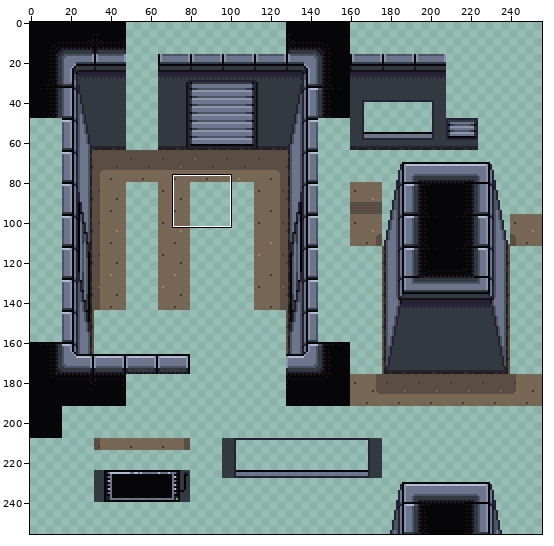
File history of a pixel-art file, art/tileset.aseprite. The first picture is a wide view before the edit; the outline marks the close-up.
Close-up. The starting point:
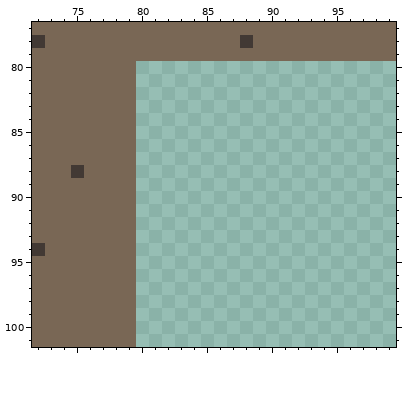
256x256 pixels, 1 frame. Shown: x 72..99, y 77..101.
After the commit:
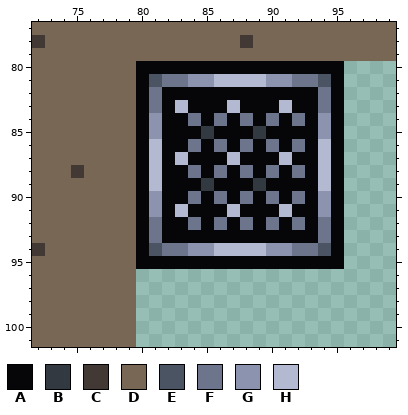
Palette (. is transparent): A #060608  B #333941  C #423934  D #796755  E #4a5462  F #6d758d  G #8b93af  H #b3b9d1
Changes in this commit:
Layer "Layer 1":
y 80: x 80..95 ................ -> AAAAAAAAAAAAAAAA
y 81: x 80..95 ................ -> AEFFGGHHHHGGFFEA
y 82: x 80..95 ................ -> AFAAAAAAAAAAAAFA
y 83: x 80..95 ................ -> AFAHAAAHAAAHAAFA
y 84: x 80..95 ................ -> AGAAFAFAFAFAFAGA
y 85: x 80..95 ................ -> AGAAABAAABAAAAGA
y 86: x 80..95 ................ -> AHAAFAFAFAFAFAHA
y 87: x 80..95 ................ -> AHAHAAAHAAAHAAHA
y 88: x 80..95 ................ -> AHAAFAFAFAFAFAHA
y 89: x 80..95 ................ -> AHAAABAAABAAAAHA
y 90: x 80..95 ................ -> AGAAFAFAFAFAFAGA
y 91: x 80..95 ................ -> AGAHAAAHAAAHAAGA
y 92: x 80..95 ................ -> AFAAFAFAFAFAFAFA
y 93: x 80..95 ................ -> AFAAAAAAAAAAAAFA
y 94: x 80..95 ................ -> AEFFGGHHHHGGFFEA
y 95: x 80..95 ................ -> AAAAAAAAAAAAAAAA
Changed places in both close-ups, as pixel boxes (x1, y1, x2, y2):
added: (136, 61, 344, 269)
